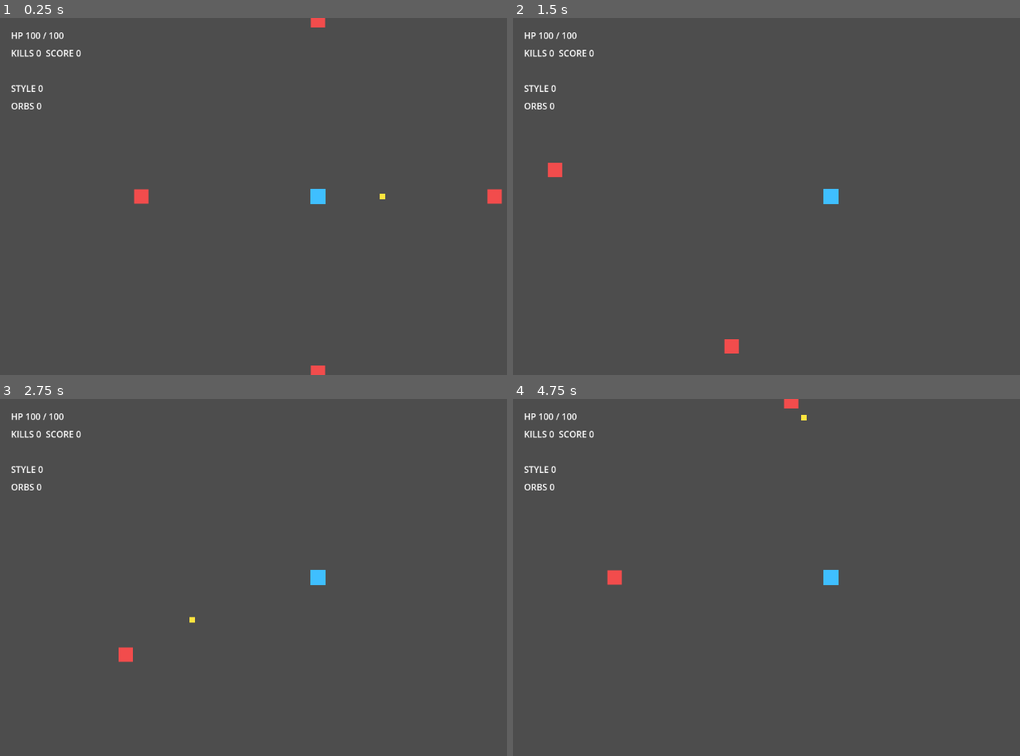
Above: before the commit, frames 1-4 (two rows, left to right).
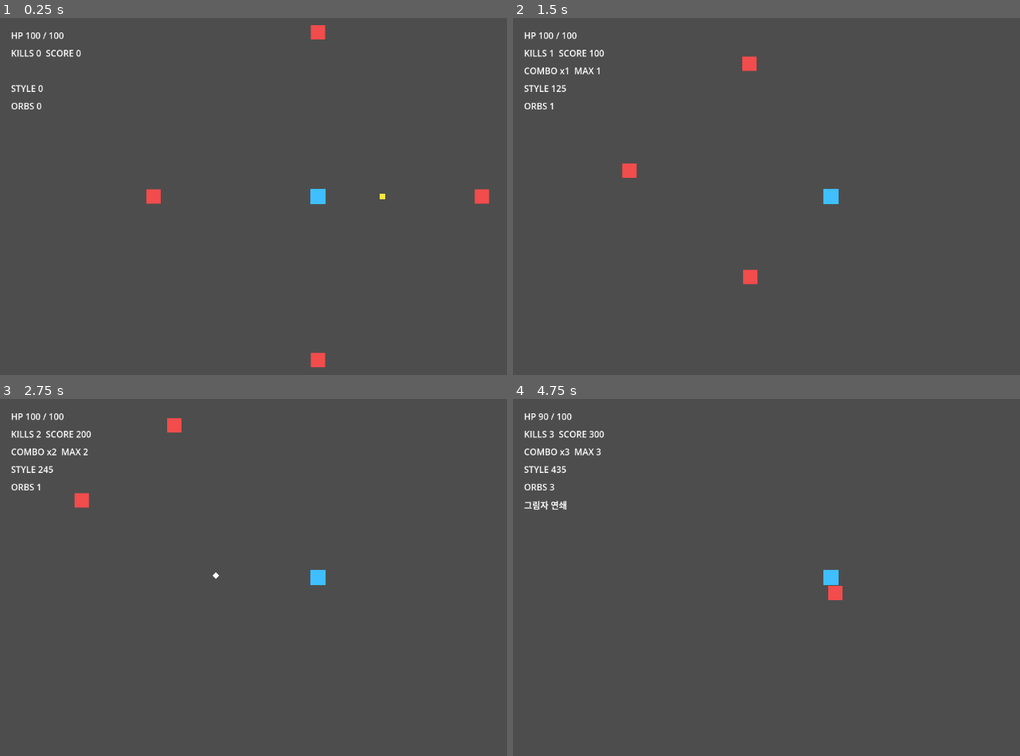
Above: after the commit, the same moments.

Repository: alsdmlals4-eng/ninja-survival-godot
Game: Godot game, scene res://scenes/main/main_scene.tscn
The game is run twice, just before and just after one commit, with the same random seed, the same clock (stepped at 60 frames per second) and the same inputs.
Inputs:
- Up to frame 1 (0.25 s): no input
- Up to frame 2 (1.5 s): tap Enter (ui_accept) at 0.5, 0.77 s; hold Right (ui_right) 0.53-1.28 s; hold Down (ui_down) from 1.28 s (still down)
- Up to frame 3 (2.75 s): tap Enter (ui_accept) at 1.52 s; release Down (ui_down) at 2.03 s; hold Right (ui_right) from 2.03 s (still down)
- Up to frame 4 (4.75 s): release Right (ui_right) at 2.78 s; hold Up (ui_up) 2.78-3.53 s; tap Enter (ui_accept) at 3.02, 3.77, 4.52 s; hold Left (ui_left) from 3.53 s (still down)

The runs differ from the first frame. In frame 1, 0.8% of the frame differs, in the area x 26-100%, y 0-100%; in frame 2, 0.9%, in the area x 2-49%, y 8-94%; in frame 3, 0.7%; in frame 4, 0.8%.
Error before the commit: Invalid access to property or key 'combo_changed' on a base object of type 'null instance'. (res://scripts/core/main_controller.gd:17)

Commit message:
feat: compose MVP-1 combat DDD systems

Diff:
--- a/scenes/main/main_scene.tscn
+++ b/scenes/main/main_scene.tscn
@@ -1,19 +1,29 @@
-[gd_scene load_steps=6 format=3]
+[gd_scene load_steps=9 format=3]
 
 [ext_resource type="Script" path="res://scripts/core/game_state.gd" id="1_state"]
 [ext_resource type="PackedScene" path="res://scenes/player/player.tscn" id="2_player"]
 [ext_resource type="PackedScene" path="res://scenes/ui/hud.tscn" id="3_hud"]
 [ext_resource type="Script" path="res://scripts/core/main_controller.gd" id="4_main"]
 [ext_resource type="PackedScene" path="res://scenes/enemies/enemy_basic.tscn" id="5_enemy"]
+[ext_resource type="Script" path="res://scripts/combat/combat_ddd_tracker.gd" id="6_ddd"]
+[ext_resource type="Script" path="res://scripts/spawning/wave_spawner.gd" id="7_wave"]
+[ext_resource type="PackedScene" path="res://scenes/rewards/reward_orb.tscn" id="8_orb"]
 
 [node name="Main" type="Node2D"]
 script = ExtResource("4_main")
-enemy_scene = ExtResource("5_enemy")
+reward_orb_scene = ExtResource("8_orb")
 
 [node name="GameState" type="Node" parent="."]
 script = ExtResource("1_state")
 
+[node name="CombatDDD" type="Node" parent="."]
+script = ExtResource("6_ddd")
+
 [node name="Player" parent="." instance=ExtResource("2_player")]
+
+[node name="WaveSpawner" type="Node" parent="."]
+script = ExtResource("7_wave")
+enemy_scene = ExtResource("5_enemy")
 
 [node name="EnemyEast" parent="." instance=ExtResource("5_enemy")]
 position = Vector2(320, 0)
